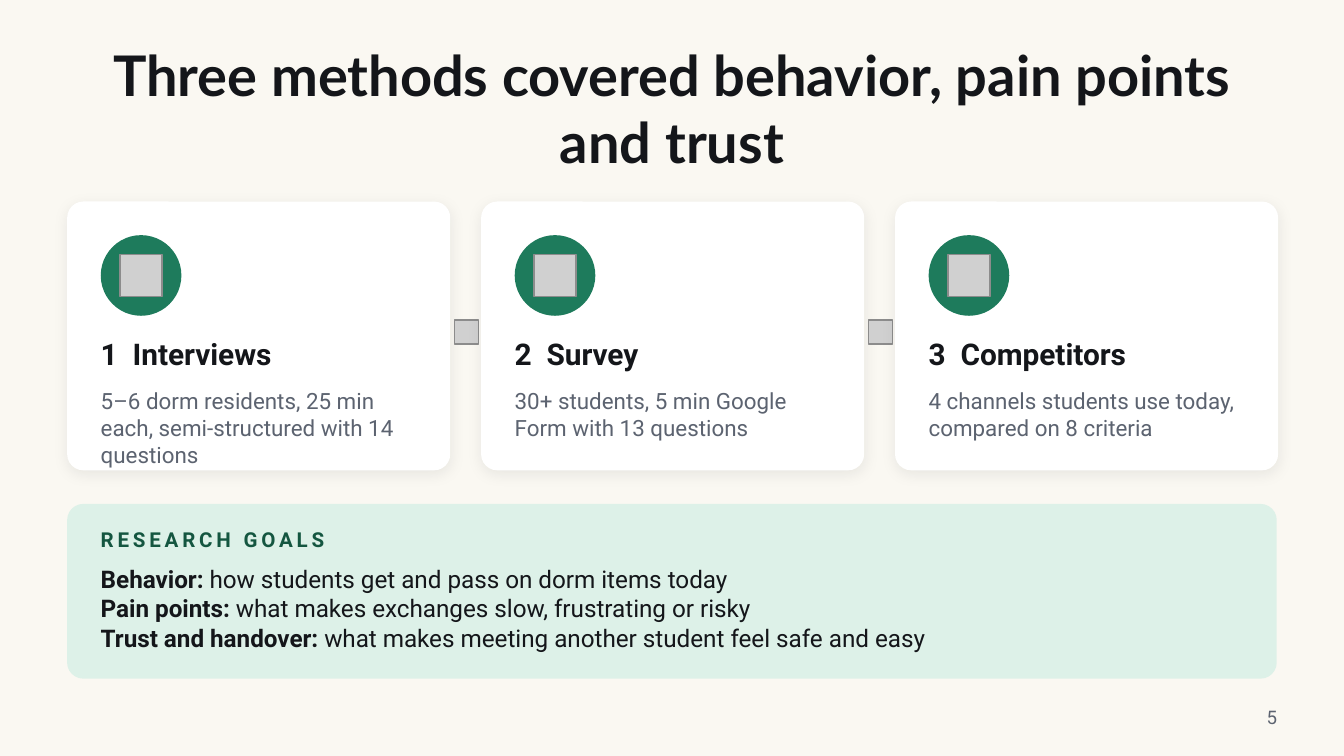
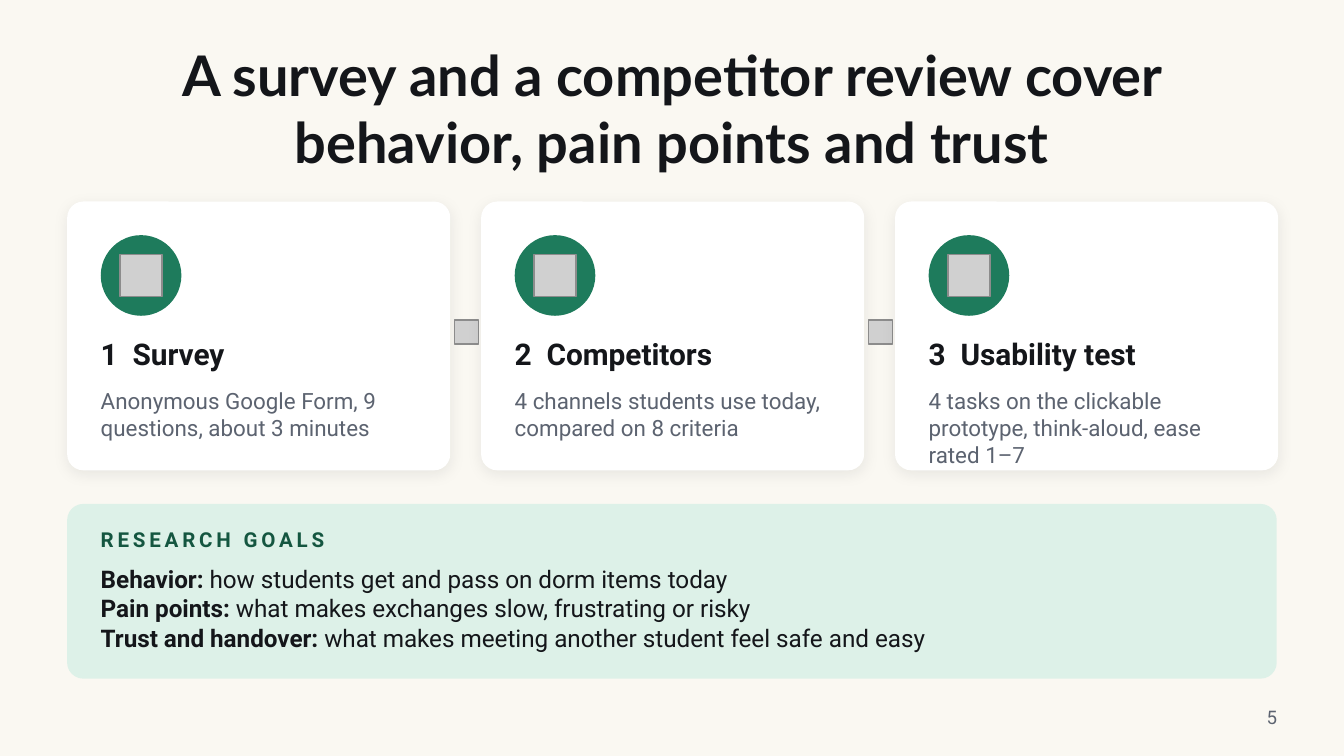
Before and after one commit to escalopa/campusswap, a slide deck: slide 5 of docs/assets/campusswap-case-study.pptx. Drawn at 1344x756 pixels with LibreOffice and Linux fonts; fonts in the diff are those of the drawing; grey boxes stand for pictures. Boxes give left, top, right and bottom in pixels: in the first picture for what was removed or moved away, otherwise in the second. Text is boxed around its words. In the diff, an @@ line names an element or a change of style, - is before the commit and + after.

```diff
--- a/docs/assets/campusswap-case-study.pptx
+++ b/docs/assets/campusswap-case-study.pptx
@@ title at (x1=182, y1=54, x2=1162, y2=173): text changed @@
-Three methods covered behavior, pain points and trust
+A survey and a competitor review cover behavior, pain points and trust
@@ text at (x1=101, y1=343, x2=225, y2=372): text changed @@
-1 Interviews
+1 Survey
@@ text at (x1=515, y1=343, x2=713, y2=371): text changed @@
-2 Survey
+2 Competitors
@@ text at (x1=929, y1=342, x2=1136, y2=372): text changed @@
-3 Competitors
+3 Usability test
@@ text at (x1=101, y1=392, x2=376, y2=441): text changed @@
-5–6 dorm residents, 25 min each, semi-structured with 14 questions
+Anonymous Google Form, 9 questions, about 3 minutes
@@ text at (x1=515, y1=392, x2=820, y2=441): text changed @@
-30+ students, 5 min Google Form with 13 questions
+4 channels students use today, compared on 8 criteria
@@ text at (x1=929, y1=392, x2=1201, y2=463): text changed @@
-4 channels students use today, compared on 8 criteria
+4 tasks on the clickable prototype, think-aloud, ease rated 1–7
```
Also in this commit, not shown: 2 other slides changed, 1 slide added, 1 slide removed, 3 other files.
